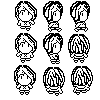
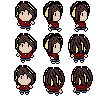
Before/after of a 100x100 layered artwork. What changed in the layer stack:
painted on "back copy #1" over [44, 69, 64, 95]
painted on "back copy" over [72, 68, 92, 94]
painted on "back" over [69, 36, 89, 62]
painted on "face #4" over [45, 34, 62, 63]
painted on "face #3" over [72, 2, 89, 31]
painted on "face #2" over [45, 2, 62, 31]
painted on "Ryley3" over [16, 3, 36, 30]
painted on "Ryley2" over [16, 35, 36, 62]
painted on "Ryley1" over [15, 67, 35, 94]
